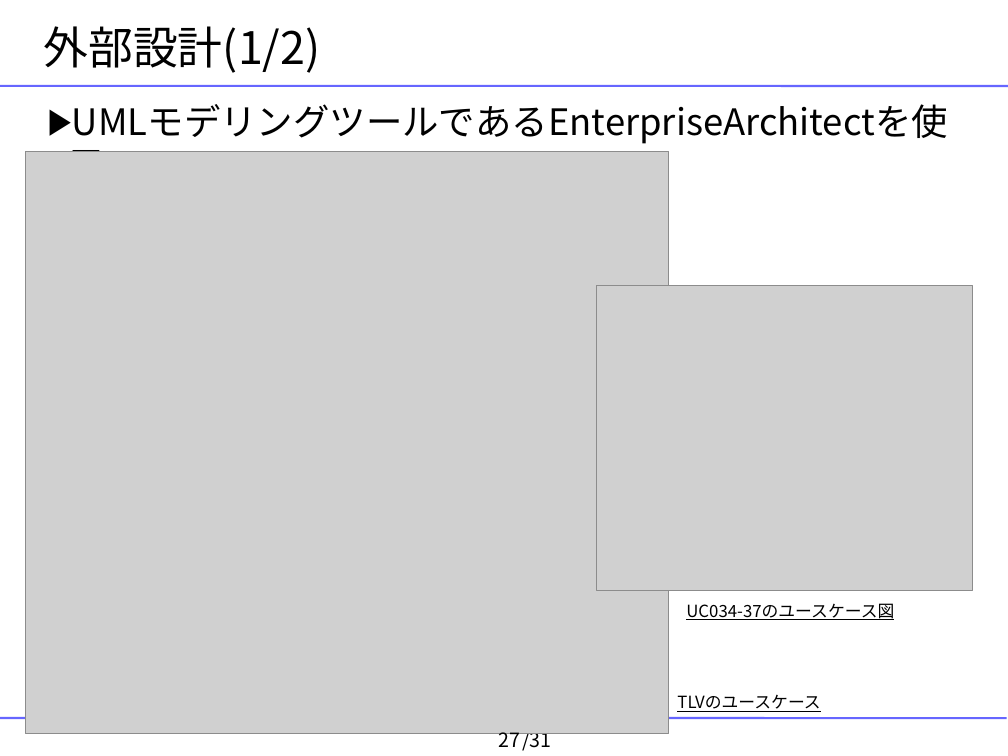
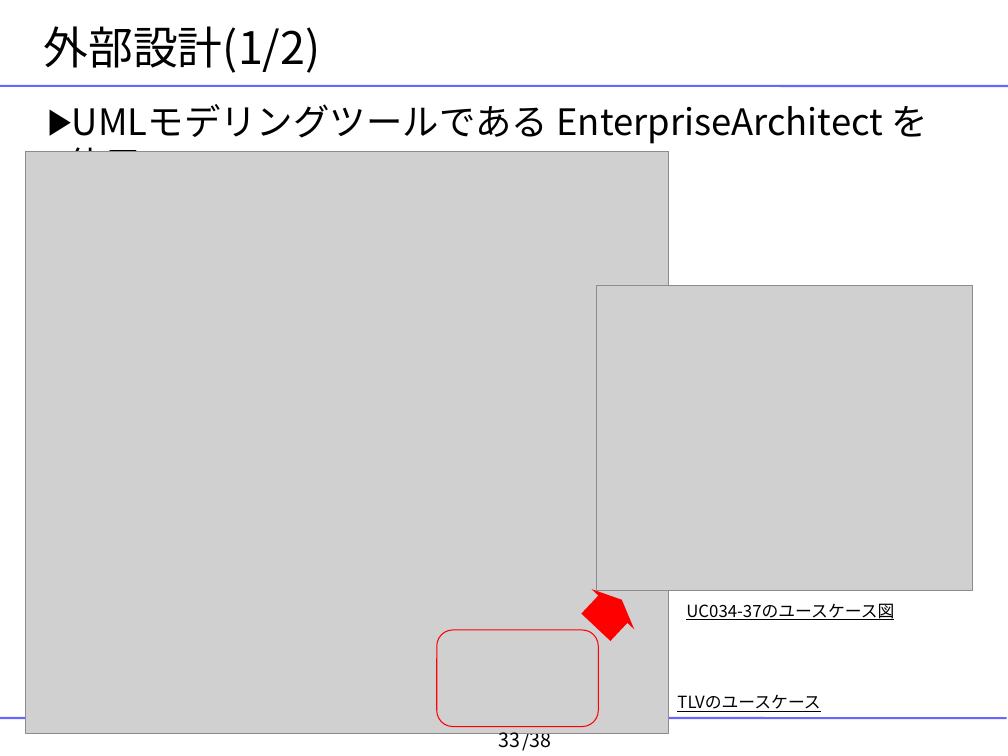
Before and after one commit to YixiaoLi/tlv4mc, a slide deck: slide 33 of doc/masterThesis/2008/goto/goto-thesis-slide.ppt (slide 27 before the commit). Drawn at 1008x756 pixels with LibreOffice and Linux fonts; fonts in the diff are those of the drawing; grey boxes stand for pictures; background and template pictures are left out. Boxes give left, top, right and bottom in pixels: in the first picture for what was removed or moved away, otherwise in the second. Text is boxed around its words. In the diff, an @@ line names an element or a change of style, - is before the commit and + after.

```diff
--- a/doc/masterThesis/2008/goto/goto-thesis-slide.ppt
+++ b/doc/masterThesis/2008/goto/goto-thesis-slide.ppt
@@ text at box(68, 104, 928, 152): spaces changed @@
-▶ UMLモデリングツールであるEnterpriseArchitectを使用
+▶ UMLモデリングツールである EnterpriseArchitect を使用
@@ right arrow added at box(574, 579, 643, 647), fill #FF0000 @@
@@ rounded rectangle added at box(436, 630, 598, 727), outline #FF0000 0.74 pt @@
@@ page number at box(499, 726, 521, 752): text changed @@
-27
+33
@@ text at box(522, 726, 551, 752): text changed @@
-/31
+/38
```
Also in this commit, not shown: 20 other slides changed, 18 slides added, 11 slides removed, 19 other files.
